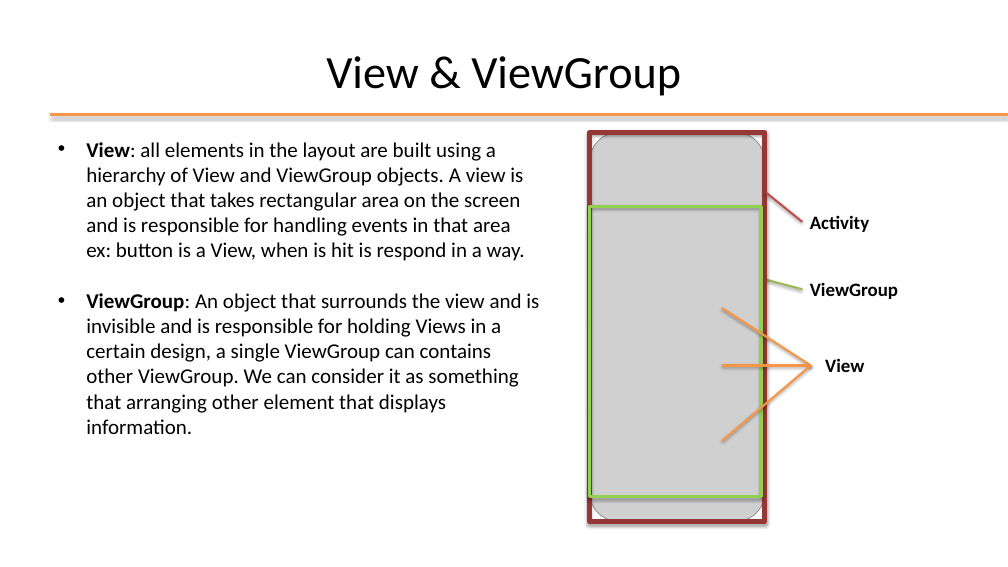
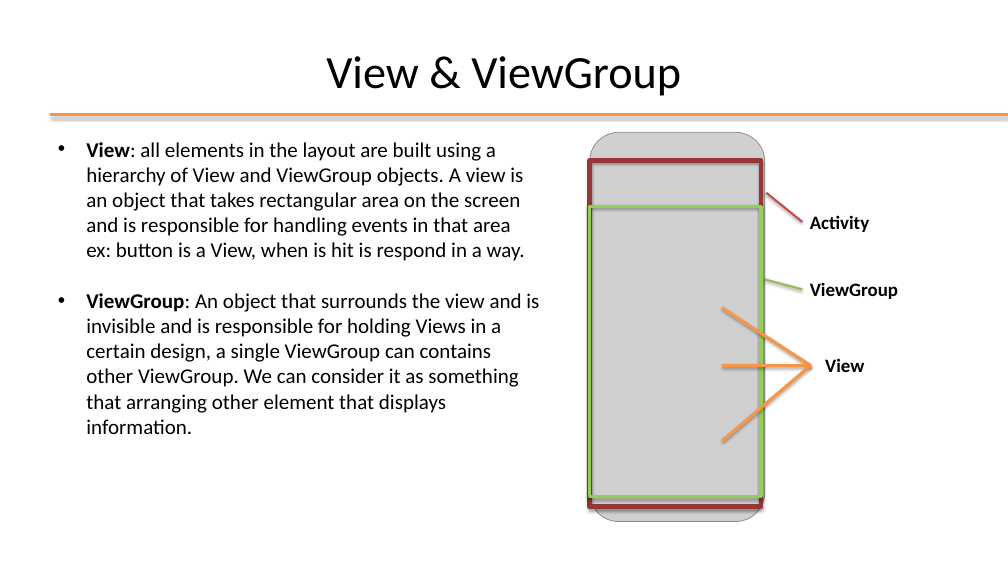
Before and after one commit to StePoli-00/Getting-started-with-Android, a slide deck: slide 29 of Slides/04-Android GUI.pptx. Drawn at 1008x567 pixels with LibreOffice and Linux fonts; fonts in the diff are those of the drawing; grey boxes stand for pictures; background and template pictures are left out. Boxes give left, top, right and bottom in pixels: in the first picture for what was removed or moved away, otherwise in the second. Text is boxed around its words. In the diff, an @@ line names an element or a change of style, - is before the commit and + after.

```diff
--- a/Slides/04-Android GUI.pptx
+++ b/Slides/04-Android GUI.pptx
@@ rectangle: place and size @@
-rectangle at <box>590,132,765,522</box>
+rectangle at <box>590,160,761,507</box>
@@ line (722, 308) - (811, 366): stroke #F79646 2 pt to #F79646 3 pt @@
@@ line (722, 366) - (811, 366): stroke #F79646 2 pt to #F79646 3 pt @@
@@ line (722, 441) - (811, 366): stroke #F79646 2 pt to #F79646 3 pt @@
```
Also in this commit, not shown: 6 other slides changed, 37 slides added, 1 slide removed.
